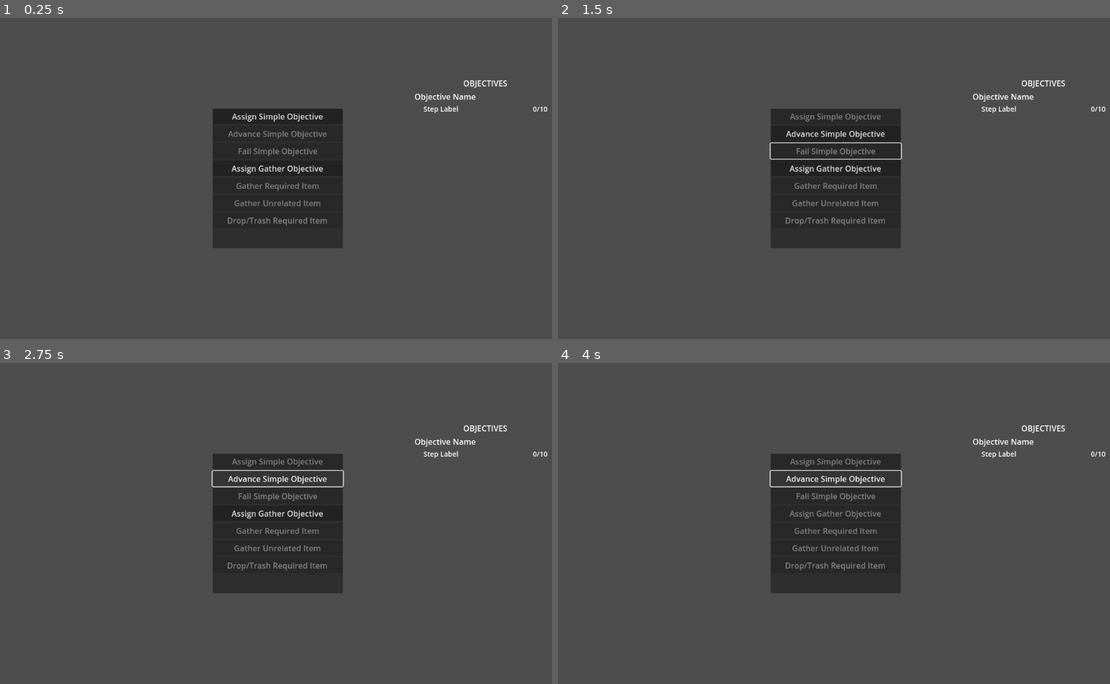
Above: before the commit, frames 1-4 (two rows, left to right).
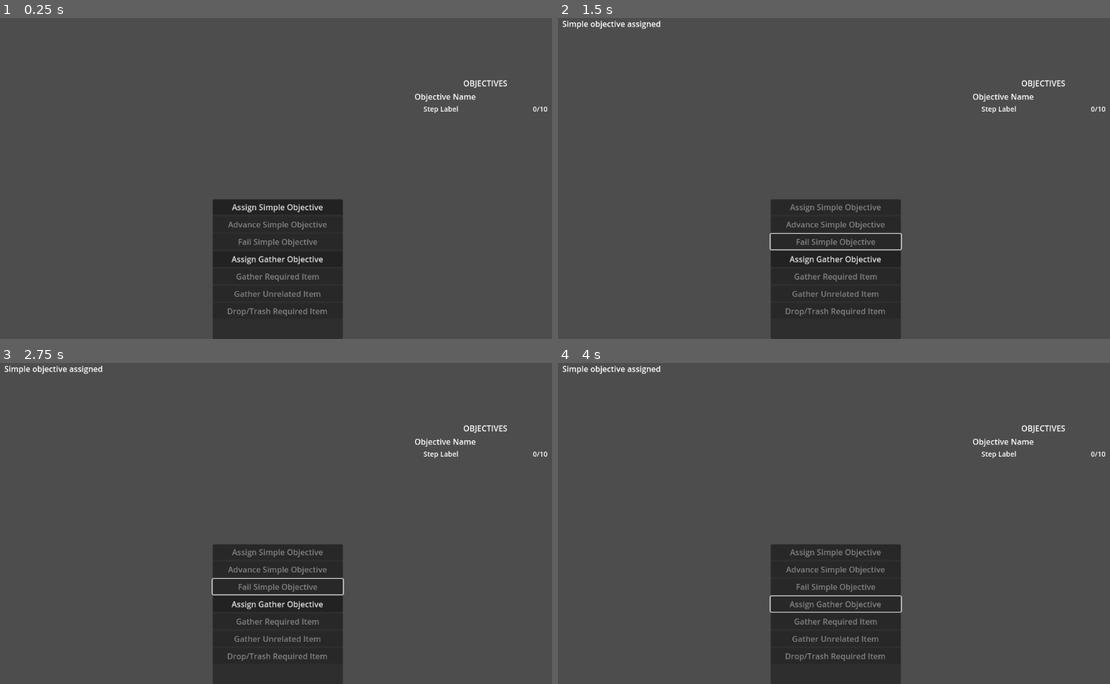
Above: after the commit, the same moments.

Repository: hamgoblin45/Fascism-Sim
Game: Godot game, scene res://Interface/objective_control.tscn
Two runs of this game, one before a commit and one after it. Both use one fixed random seed, a clock stepped at 60 frames per second and the inputs below. Before the commit the project has no main scene; this scene is started directly in both runs.
Inputs (mouse positions are in pixels of both pictures, inside the frame that each line leads up to):
- Up to frame 1 (0.25 s): no input
- Up to frame 2 (1.5 s): click "Assign Simple Objective" at 0.5 s; click "Fail Simple Objective" at 1.25 s
- Up to frame 3 (2.75 s): click (276, 478) at 2 s, where only the run before the commit has a clickable "Advance Simple Objective"
- Up to frame 4 (4 s): click "Assign Gather Objective" at 2.75 s; click (834, 478) at 3.5 s, where only the run before the commit has a clickable "Advance Simple Objective"

The runs differ from the first frame. In frame 1, 13% of the frame differs, in the area x 38-63%, y 28-100%; in frame 2, 13%, in the area x 0-63%, y 0-100%; in frame 3, 13%; in frame 4, 12%.

Commit message:
Set up test output

Diff:
--- a/objectives/Interface/objective_control.tscn
+++ b/objectives/Interface/objective_control.tscn
@@ -6,6 +6,8 @@
 [ext_resource type="Script" uid="uid://cmnfp80lkroyp" path="res://test_control.gd" id="4_mdw3h"]
 
 [sub_resource type="StyleBoxEmpty" id="StyleBoxEmpty_76m2h"]
+
+[sub_resource type="StyleBoxEmpty" id="StyleBoxEmpty_mdw3h"]
 
 [node name="ObjectiveControl" type="Control"]
 layout_mode = 3
@@ -53,17 +55,16 @@
 
 [node name="TestControl" type="Control" parent="."]
 layout_mode = 1
-anchors_preset = 8
+anchors_preset = 7
 anchor_left = 0.5
-anchor_top = 0.5
+anchor_top = 1.0
 anchor_right = 0.5
-anchor_bottom = 0.5
+anchor_bottom = 1.0
 offset_left = -131.0
-offset_top = -141.0
+offset_top = -282.0
 offset_right = 131.0
-offset_bottom = 141.0
 grow_horizontal = 2
-grow_vertical = 2
+grow_vertical = 0
 script = ExtResource("4_mdw3h")
 
 [node name="ButtonsPanel" type="PanelContainer" parent="TestControl"]
@@ -110,6 +111,30 @@
 disabled = true
 text = "Drop/Trash Required Item"
 
+[node name="OutputControl" type="Control" parent="."]
+unique_name_in_owner = true
+layout_mode = 1
+anchors_preset = 5
+anchor_left = 0.5
+anchor_right = 0.5
+offset_left = -550.0
+offset_right = 195.0
+offset_bottom = 233.0
+grow_horizontal = 2
+
+[node name="OutputPanel" type="PanelContainer" parent="OutputControl"]
+layout_mode = 1
+anchors_preset = 15
+anchor_right = 1.0
+anchor_bottom = 1.0
+grow_horizontal = 2
+grow_vertical = 2
+theme_override_styles/panel = SubResource("StyleBoxEmpty_mdw3h")
+
+[node name="OutputContainer" type="VBoxContainer" parent="OutputControl/OutputPanel"]
+unique_name_in_owner = true
+layout_mode = 2
+
 [connection signal="pressed" from="TestControl/ButtonsPanel/VBoxContainer/AssignSimpleObjective" to="TestControl" method="_on_assign_simple_objective_pressed"]
 [connection signal="pressed" from="TestControl/ButtonsPanel/VBoxContainer/AdvanceSimpleObjective" to="TestControl" method="_on_advance_simple_objective_pressed"]
 [connection signal="pressed" from="TestControl/ButtonsPanel/VBoxContainer/FailSimpleObjective" to="TestControl" method="_on_fail_simple_objective_pressed"]
--- a/objectives/project.godot
+++ b/objectives/project.godot
@@ -11,6 +11,7 @@
 [application]
 
 config/name="Objectives"
+run/main_scene="uid://ci8qlujuy7ma5"
 config/features=PackedStringArray("4.5", "Forward Plus")
 config/icon="res://icon.svg"
 
--- a/objectives/test_control.gd
+++ b/objectives/test_control.gd
@@ -9,12 +9,18 @@
 @onready var gather_unrelated_item: Button = $ButtonsPanel/VBoxContainer/GatherUnrelatedItem
 @onready var drop_required_item: Button = $ButtonsPanel/VBoxContainer/DropRequiredItem
 
+@onready var output_control: Control = %OutputControl
+@onready var output_container: VBoxContainer = %OutputContainer
+
+var outputs: Array[Label]
 
 
 func _on_assign_simple_objective_pressed() -> void:
 	assign_simple_objective.disabled = true
 	advance_simple_objective.disabled = false
 	fail_simple_objective.disabled = false
+	_print_output("Simple objective assigned")
+
 
 
 func _on_advance_simple_objective_pressed() -> void:
@@ -23,6 +29,7 @@
 
 func _on_fail_simple_objective_pressed() -> void:
 	fail_simple_objective.disabled = true
+	advance_simple_objective.disabled = true
 
 
 func _on_assign_gather_objective_pressed() -> void:
@@ -39,3 +46,12 @@
 
 func _on_drop_required_item_pressed() -> void:
 	pass # Replace with function body.
+
+
+func _print_output(text: String):
+	var new_label = Label.new()
+	new_label.text = text
+	output_container.add_child(new_label)
+
+	if output_container.get_children().size() > 8:
+		output_container.get_children()[0].queue_free()
Not shown: 1 places in objectives/Interface/objective_control.tscn that only renumber resources
